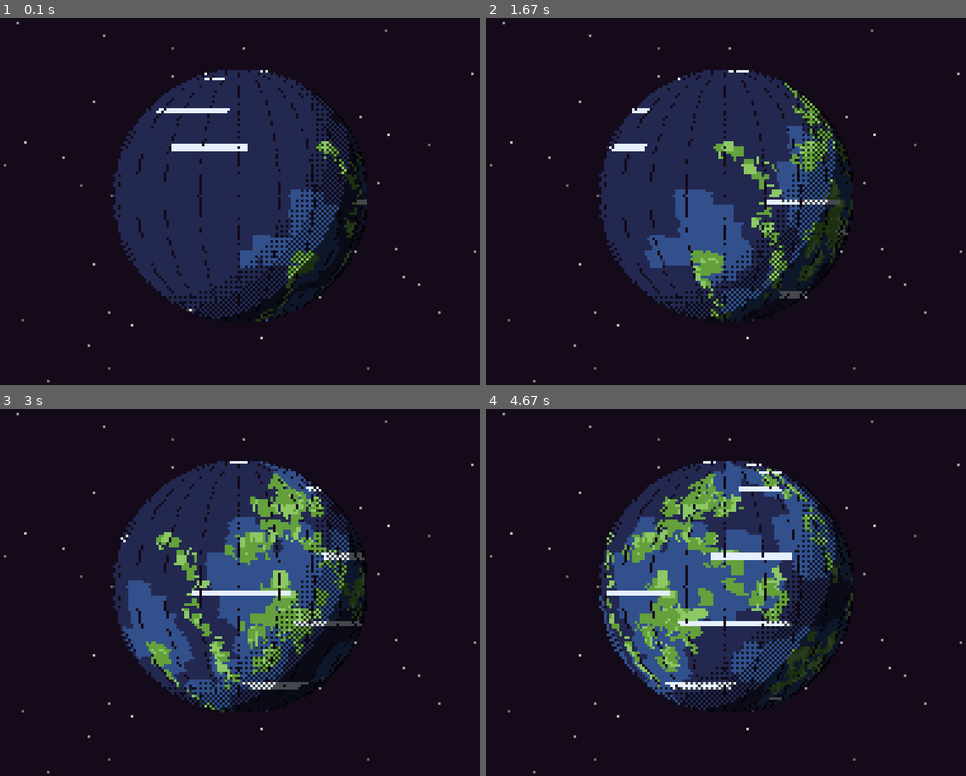
Above: before the commit, frames 1-4 (two rows, left to right).
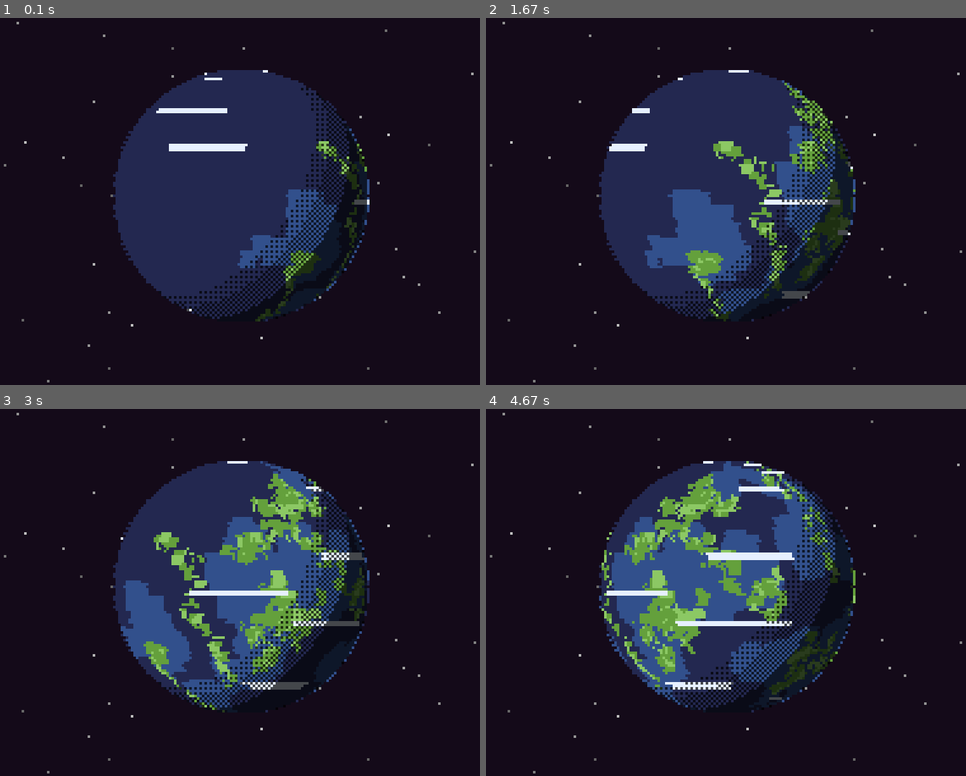
Above: after the commit, the same moments.

Repository: Thak676/pygame_planet_generator
Game: pygame game, started from main.py
Two runs of this game, one before a commit and one after it. Both use one fixed random seed, a clock stepped at 60 frames per second and the inputs below.
Inputs:
- Up to frame 1 (0.1 s): no input
- Up to frame 2 (1.67 s): no input
- Up to frame 3 (3 s): no input
- Up to frame 4 (4.67 s): no input

The runs differ from the first frame. In frame 1, 2.0% of the frame differs, in the area x 24-77%, y 14-83%; in frame 2, 2.8%; in frame 3, 3.5%; in frame 4, 4.4%.

Commit message:
removes the bands!

Diff:
--- a/main.py
+++ b/main.py
@@ -241,7 +241,21 @@
             # No, standard transform is linear.
 
             # Let's try the segmented approach again, but cleaner.
-            num_segments = 10 # 10 chunks across
+            # Dynamic segmentation to fix "banding" artifacts
+            # We ensure segments are roughly 2 pixels wide on screen for smoothness
+            num_segments = max(16, width_here // 2)
+
+            # Since theta steps are equal, the Source Texture Width is constant for all segments
+            # (Visible face is 0.5 of texture width)
+            # We calculate it once to avoid rounding jitter
+            total_visible_tex_u = 0.5
+            segment_tex_w = (total_visible_tex_u / num_segments) * tex_w
+
+            # We boost width slightly to overlap seams (ceil-ish approach) or handled by scale
+            # Using ceil(segment_tex_w) ensures we don't have gaps in texture reading,
+            # but scale might jitter.
+            # Best to just integerize carefully loop-by-loop or use float fallback if pygame supported it.
+            # We'll use round for x, and ceil for w.
 
             for i in range(num_segments):
                 # Screen space segments (linear in angle)
@@ -253,20 +267,22 @@
                 x2 = half_width * math.sin(t2)
 
                 seg_x = int(start_x + half_width + x1)
-                seg_w = int(x2 - x1)
+                seg_w = int(start_x + half_width + x2) - seg_x
+
                 if seg_w < 1: seg_w = 1
 
                 # Texture UVs
+                # Look up start U
                 u1 = (t1 + math.pi/2) / (2*math.pi) + rot_norm
-                u2 = (t2 + math.pi/2) / (2*math.pi) + rot_norm
-                u_w = (u2 - u1) # This is constant? No, u2-u1 in angle space is constant.
-                # Actually, in texture space, the width we grab is constant!
-                # (Since we step linearly in angle).
-                # The visual compression comes from drawing effective texture width into smaller screen width.
-
-                u1 %= 1.0
-                src_x = int(u1 * tex_w)
-                src_w_pixels = int((1.0 / (2 * num_segments)) * tex_w)
+
+                # Calculate pixel X in texture (wrapped)
+                # We use the double-texture tech so we just modulo the start point
+                src_x = int((u1 % 1.0) * tex_w)
+
+                # Use calculated constant width for stability, but create int rect
+                # Floating point accumulation might be an issue if we don't recalc u from i?
+                # We recalc u from i every time, so no drift.
+                src_w_pixels = int(segment_tex_w) + 1 # +1 for safety / overlap
 
                 # Draw
                 # subsurface(rect) -> scale -> blit
